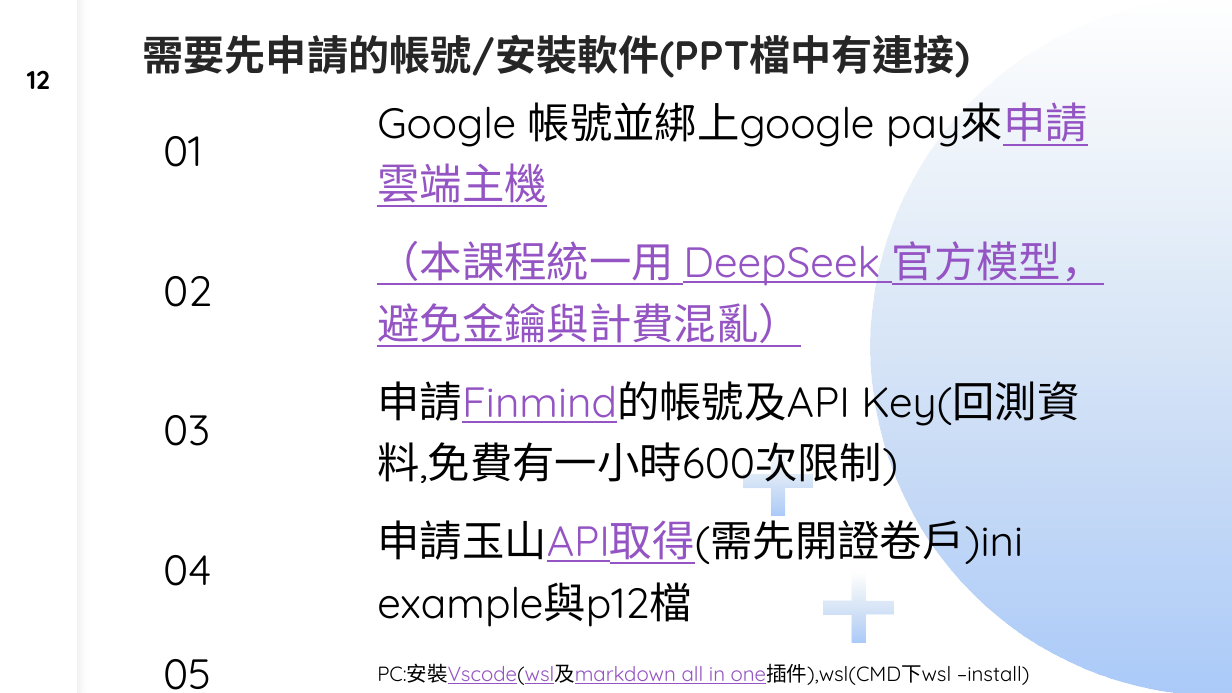
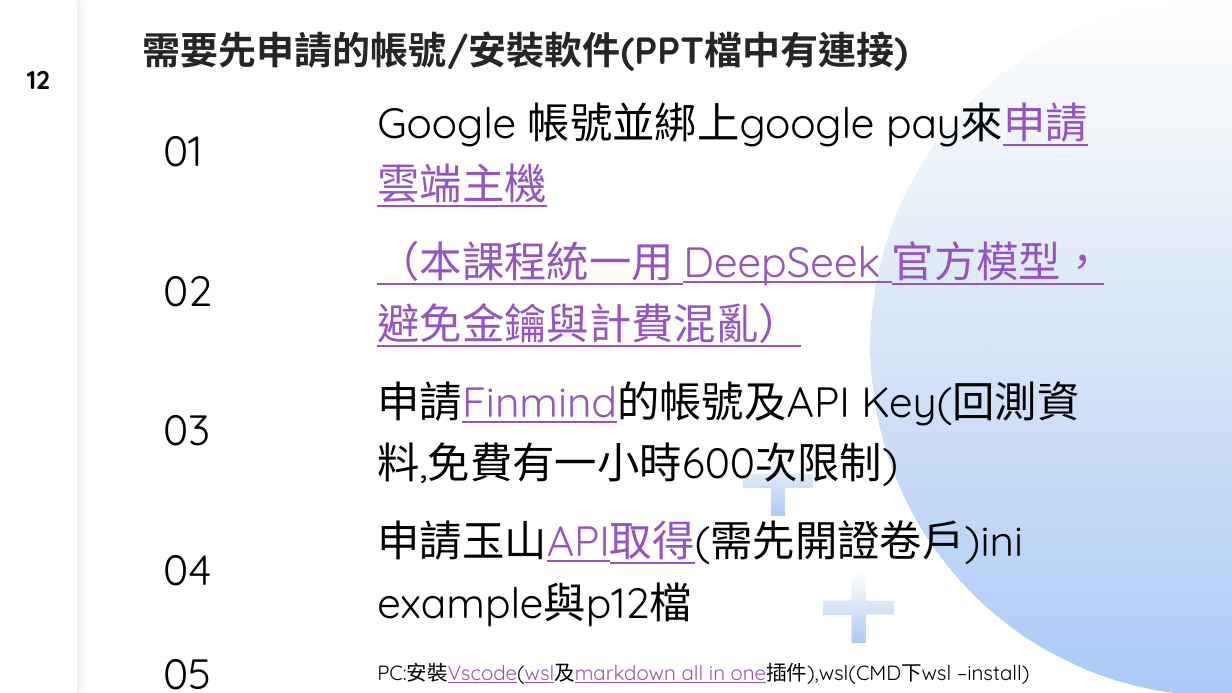
Before and after one commit to dinchentech/tw-selfselect, a slide deck: slide 12 of plans/ppt/TW-SELFSELECT台股買賣自動化系統-W1-講稿版.pptx. Drawn at 1232x693 pixels with LibreOffice and Linux fonts; fonts in the diff are those of the drawing. Boxes give left, top, right and bottom in pixels: in the first picture for what was removed or moved away, otherwise in the second. Text is boxed around its words. In the diff, an @@ line names an element or a change of style, - is before the commit and + after.

```diff
--- a/plans/ppt/TW-SELFSELECT台股買賣自動化系統-W1-講稿版.pptx
+++ b/plans/ppt/TW-SELFSELECT台股買賣自動化系統-W1-講稿版.pptx
@@ freeform shape at (870,0,1231,693): fill gradient #B4CCE7 to #ACCBF9 to gradient #B3CCE7 to #ACCBF9 @@
@@ title "需要先申請的帳號/安裝軟件(PPT檔中有連接)" at (143,31,908,71): size 32 to 29.6 pt; line spacing 0.8 to 0.7 @@
```
Also in this commit, not shown: 16 other slides changed, 9 other files.
